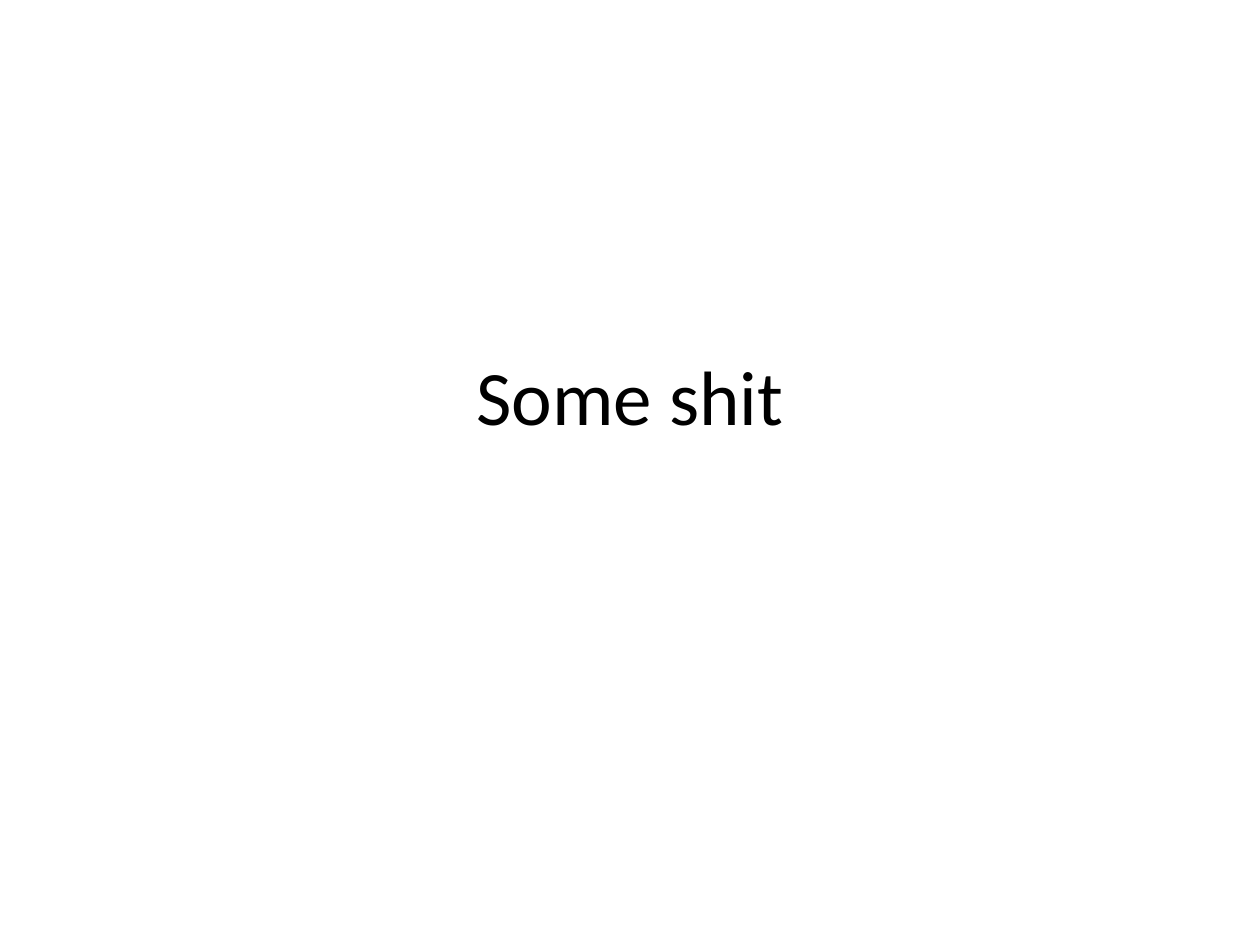
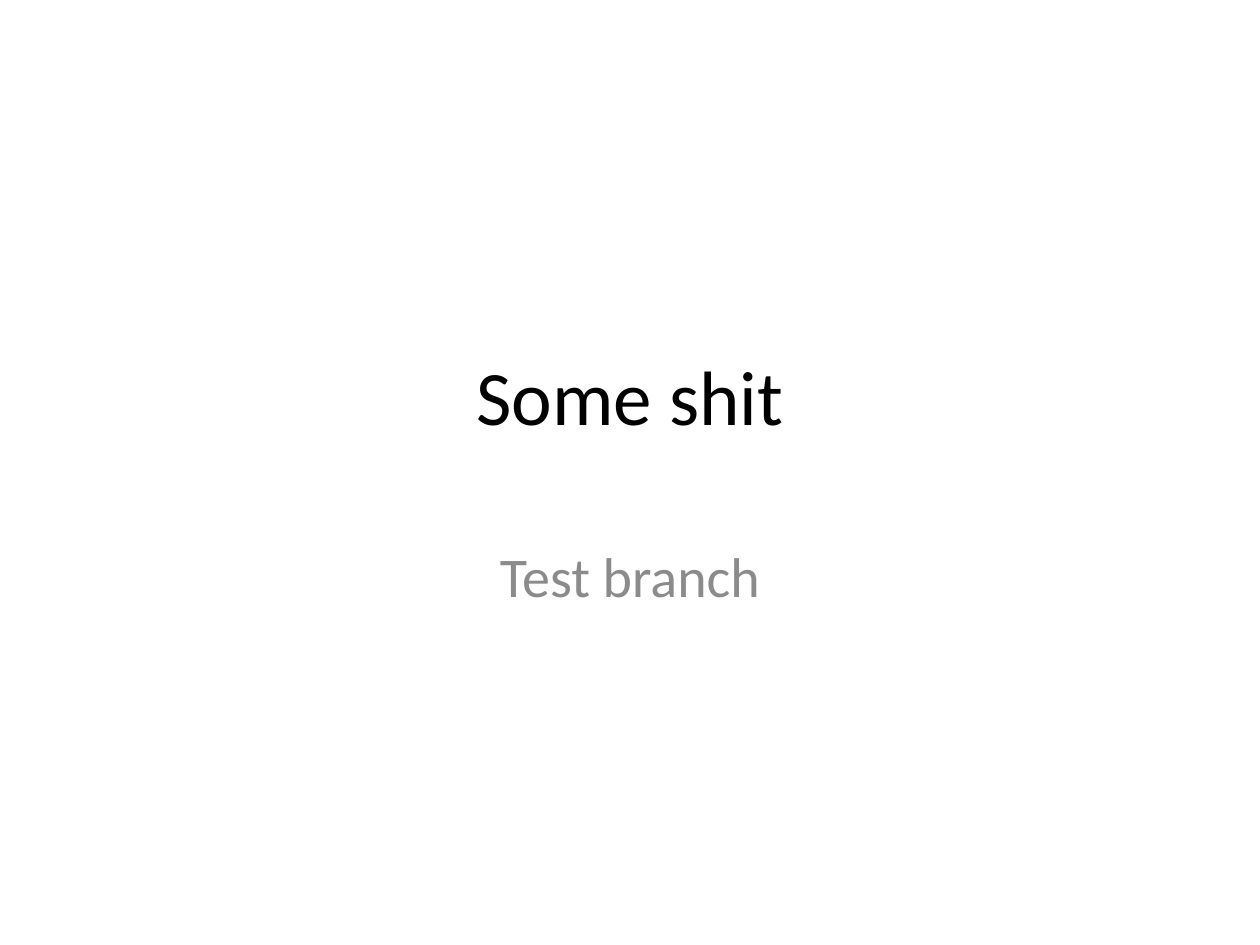
Before and after one commit to Ninjalemur/Testing, a slide deck: slide 1 of test pres.pptx. Drawn at 1260x945 pixels with LibreOffice and Linux fonts; fonts in the diff are those of the drawing. Boxes give left, top, right and bottom in pixels: in the first picture for what was removed or moved away, otherwise in the second. Text is boxed around its words. In the diff, an @@ line names an element or a change of style, - is before the commit and + after.

Commit message:
Test branch 1
a

```diff
--- a/test pres.pptx
+++ b/test pres.pptx
@@ subtitle added at <box>500,558,760,598</box>, 32 pt, text #8C8C8C @@
+Test branch
```
